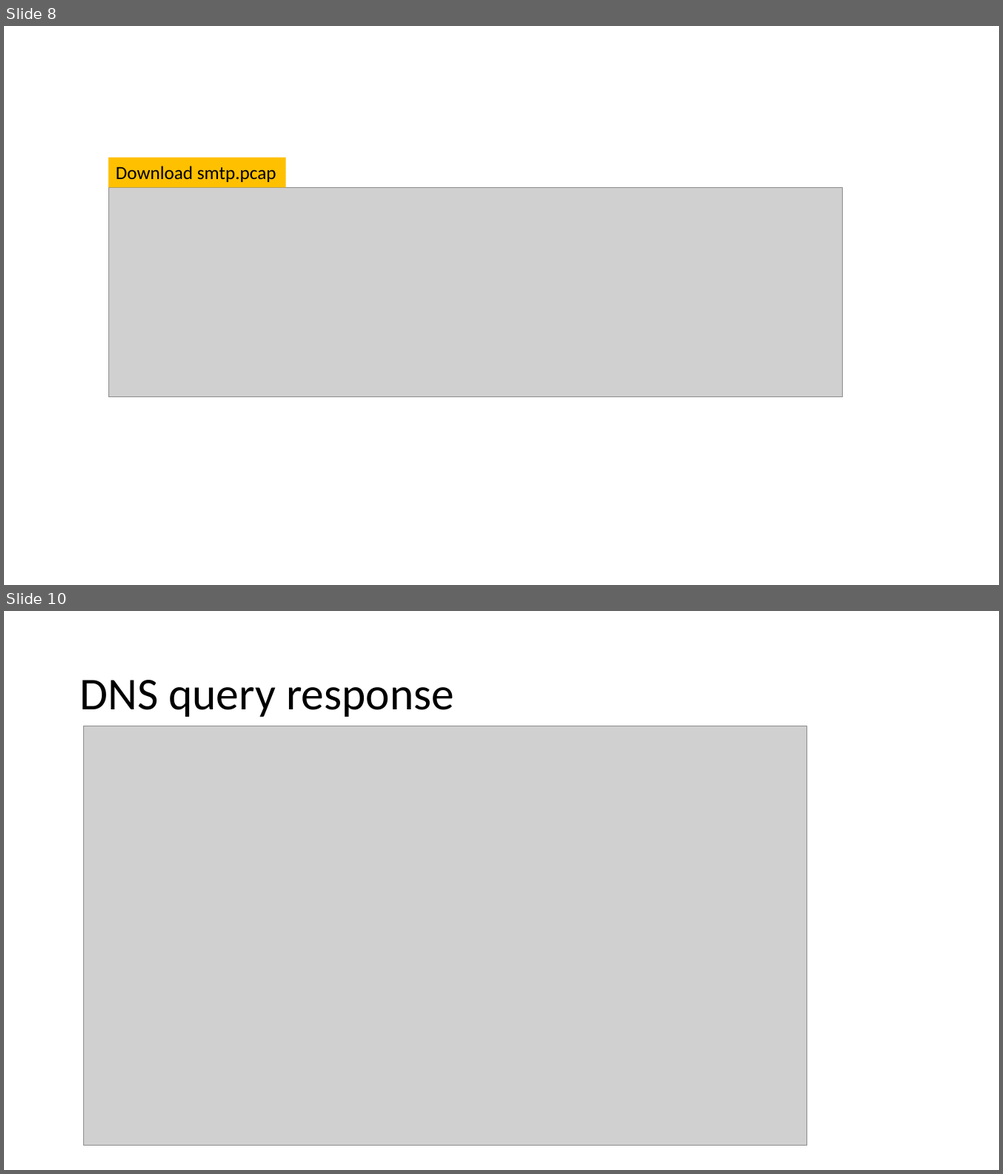
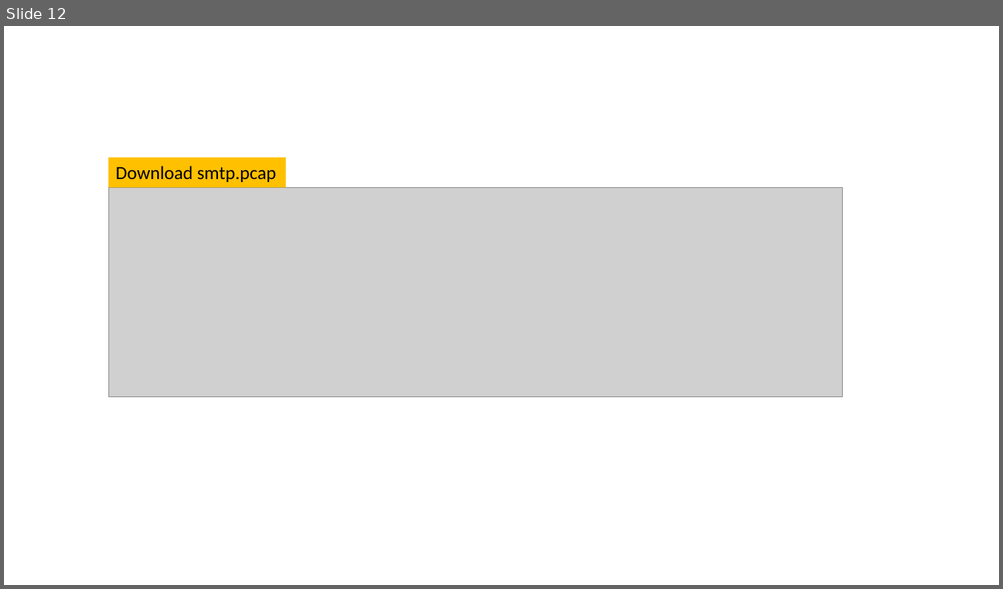
Before and after one commit to frankwxu/digital-forensics-lab, a slide deck: Networking_Forensics/30_SMTP_Email_Forensics.pptx. Shown one above the other, each under a label of ours: slides 8 and 10 before the commit, slide 12 after it; the slides between them are not shown. The pictures are 1003x1174 and 1003x589 pixels, drawn with LibreOffice and Linux fonts; fonts in the diff are those of the drawing; grey boxes stand for pictures; background and template pictures are left out. Boxes give left, top, right and bottom in pixels: in the first picture for what was removed or moved away, otherwise in the second. Text is boxed around its words. In the diff, an @@ line names an element or a change of style, - is before the commit and + after.

```diff
--- a/Networking_Forensics/30_SMTP_Email_Forensics.pptx
+++ b/Networking_Forensics/30_SMTP_Email_Forensics.pptx
@@ slide 10 removed at box(4, 611, 999, 1170), background #FFFFFF @@
@@ title removed at box(79, 680, 454, 717) @@
-DNS query response
@@ picture removed at box(84, 726, 807, 1147) @@
@@ what was slide 8 is now slide 12 @@
```
Also in this commit, not shown: 2 slides changed, 7 other slides removed, 4 other files.
